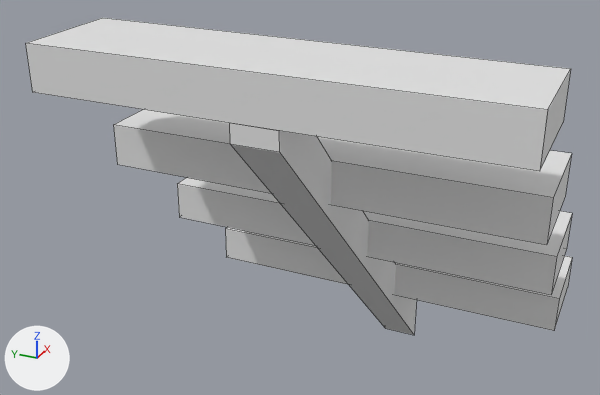
What one commit did to the Blender file assets/sources/blend/stairs.blend.
Both versions are drawn from a 50 mm lens placed at (-1.748, -0.651, 0.902), pointed at (-0.008, 0.132, 0.032). Every picture has the same lights, and +X, +Y and +Z are marked at lower left. Mesh edges are drawn as thin lines.

Before the edit, the objects in view are built like this:
```python
me_cube_004 = bpy.data.meshes.new('Cube.004')
me_cube_004.from_pydata(...)  # 42 vertices, 31 faces; spans x -0.5..0.5, y -0.5..0.5, z -0.641..0.5
ob_cube = bpy.data.objects.new('Cube', me_cube_004)
ob_cube.location = (0.0, 0.0, 0.0)
```
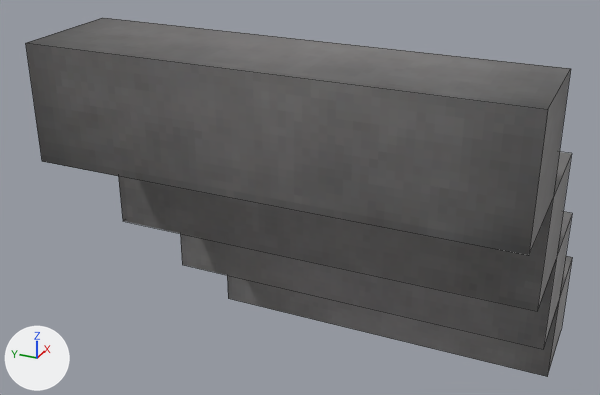
The change, as JSON lines over the scene's bpy script:
```json
{"op": "add", "block": "img_object_atlas_0_png", "code": ["img_object_atlas_0_png = load_image('object_atlas_0.png', '../../textures/object/object_atlas_0.png', 1024, 1024, 'sRGB')"]}
{"op": "add", "block": "mat_texture", "code": ["mat_texture = principled_material('texture')", "mat_texture.texture = img_object_atlas_0_png"]}
{"block": "me_cube_004", "where": "# used by ob_cube; location = (0.0, 0.0, 0.0)"}
{"op": "remove", "block": "me_cube_004", "code": "me_cube_004.from_pydata(...)  # 42 vertices, 31 faces; spans x -0.5..0.5, y -0.5..0.5, z -0.641..0.5"}
{"op": "add", "block": "me_cube_004", "code": "me_cube_004.from_pydata(...)  # 32 vertices, 24 faces; spans x -0.5..0.5, y -0.5..0.5, z -0.5..0.5"}
{"block": "me_cube_004", "change": "me_cube_004 part 1: the loose piece of 10 vertices spanning x -0.5..0.5, y -0.05..0.05, z -0.641..0.4 is deleted"}
{"block": "me_cube_004", "change": "me_cube_004 part 2: 24 faces spanning x -0.5..0.5, y -0.5..0.5, z -0.5..0.5 switch from no material to mat_texture (picture img_object_atlas_0_png)"}
```

Pixel boxes [x1, y1, x2, y2] of what changed, in the pictures (600 x 395 px):
```json
{"object": "Cube", "change": "reshaped", "before": [26, 18, 572, 335], "after": [26, 18, 572, 377], "on screen": "13% taller"}
{"part": 1, "of": "me_cube_004", "change": "deleted", "before": [230, 123, 417, 335]}
{"part": 2, "of": "me_cube_004", "change": "recoloured", "before": [26, 18, 572, 331], "after": [26, 18, 572, 377]}
```
